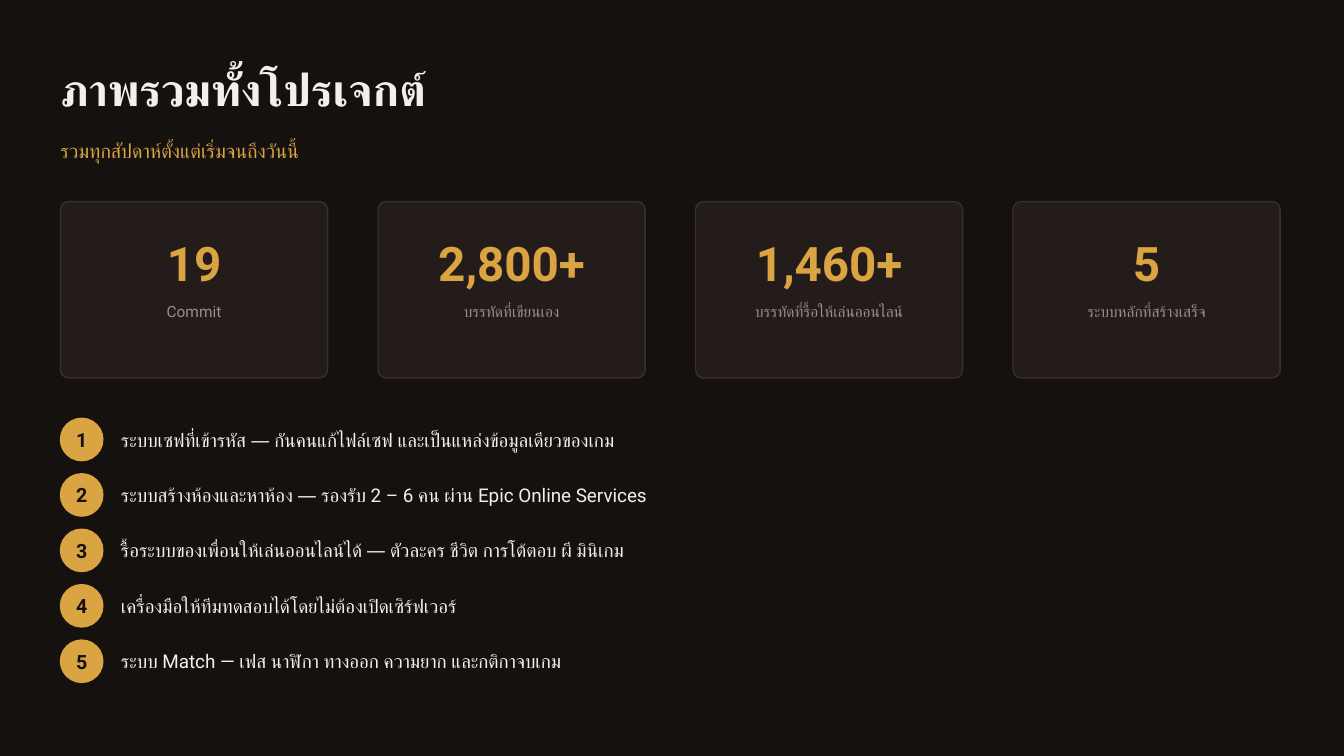
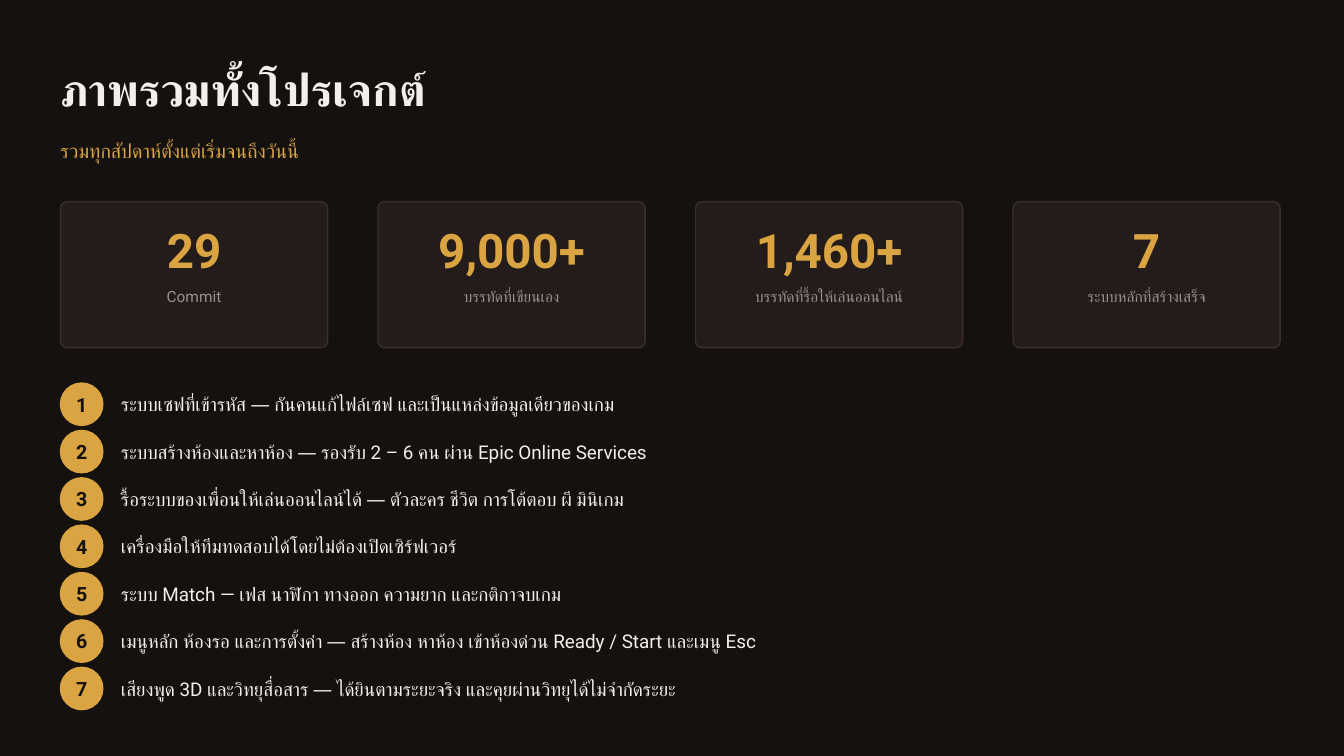
Before and after one commit to AtirojDev12/Pre-Thesis, a slide deck: slide 2 of Kong & Head Pro Grammer Presentation/Portfolio Kongkidakorn Chuayjang.pptx. Drawn at 1344x756 pixels with LibreOffice and Linux fonts; fonts in the diff are those of the drawing. Boxes give left, top, right and bottom in pixels: in the first picture for what was removed or moved away, otherwise in the second. Text is boxed around its words. In the diff, an @@ line names an element or a change of style, - is before the commit and + after.

Commit message:
Presentation

```diff
--- a/Kong & Head Pro Grammer Presentation/Portfolio Kongkidakorn Chuayjang.pptx
+++ b/Kong & Head Pro Grammer Presentation/Portfolio Kongkidakorn Chuayjang.pptx
@@ rounded rectangle: place and size @@
-rounded rectangle at (60,202,328,378)
+rounded rectangle at (60,202,328,348)
@@ rounded rectangle: place and size @@
-rounded rectangle at (378,202,645,378)
+rounded rectangle at (378,202,645,348)
@@ rounded rectangle: place and size @@
-rounded rectangle at (696,202,963,378)
+rounded rectangle at (696,202,963,348)
@@ rounded rectangle: place and size @@
-rounded rectangle at (1013,202,1280,378)
+rounded rectangle at (1013,202,1280,348)
@@ text at (167,233,222,269): text changed @@
-19
+29
@@ text at (438,233,585,277): text changed @@
-2,800+
+9,000+
@@ text "1,460+": place and size @@
-text "1,460+" at (756,246,903,290)
+text "1,460+" at (756,233,903,277)
@@ text at (1133,234,1160,268): text changed @@
-5
+7
@@ text "Commit": place and size @@
-text "Commit" at (167,306,222,317)
+text "Commit" at (167,291,222,302)
@@ text "บรรทัดที่เขียนเอง": place and size @@
-text "บรรทัดที่เขียนเอง" at (464,305,560,317)
+text "บรรทัดที่เขียนเอง" at (464,290,560,302)
@@ text "บรรทัดที่รื้อให้เล่นออนไลน์": place and size @@
-text "บรรทัดที่รื้อให้เล่นออนไลน์" at (755,305,902,317)
+text "บรรทัดที่รื้อให้เล่นออนไลน์" at (755,290,902,302)
@@ text "ระบบหลักที่สร้างเสร็จ": place and size @@
-text "ระบบหลักที่สร้างเสร็จ" at (1087,305,1205,317)
+text "ระบบหลักที่สร้างเสร็จ" at (1087,290,1205,302)
@@ 2 texts, 1 ellipse: place and size @@
-2 texts, 1 ellipse at (60,418,615,461)
+2 texts, 1 ellipse at (60,383,615,425)
@@ 2 texts, 1 ellipse: place and size @@
-2 texts, 1 ellipse at (60,474,647,516)
+2 texts, 1 ellipse at (60,431,647,473)
@@ 2 texts, 1 ellipse: place and size @@
-2 texts, 1 ellipse at (60,529,623,572)
+2 texts, 1 ellipse at (60,478,623,520)
@@ 2 texts, 1 ellipse: place and size @@
-2 texts, 1 ellipse at (60,585,456,627)
+2 texts, 1 ellipse at (60,525,456,568)
@@ 2 texts, 1 ellipse: place and size @@
-2 texts, 1 ellipse at (60,640,561,683)
+2 texts, 1 ellipse at (60,573,561,615)
@@ ellipse added at (60,620,103,662), fill #D9A441, outline #D9A441 1 pt @@
@@ text added at (76,634,87,648), 14 pt, text #15110F, bold @@
+6
@@ text added at (121,634,756,654), 13.5 pt, text #F4EFED @@
+เมนูหลัก ห้องรอ และการตั้งค่า — สร้างห้อง หาห้อง เข้าห้องด่วน Ready / Start และเมนู Esc
@@ ellipse added at (60,667,103,710), fill #D9A441, outline #D9A441 1 pt @@
@@ text added at (76,682,87,696), 14 pt, text #15110F, bold @@
+7
@@ text added at (121,681,676,702), 13.5 pt, text #F4EFED @@
+เสียงพูด 3D และวิทยุสื่อสาร — ได้ยินตามระยะจริง และคุยผ่านวิทยุได้ไม่จำกัดระยะ
```
Also in this commit, not shown: 5 other slides changed, 2 slides added, 4 other files.
